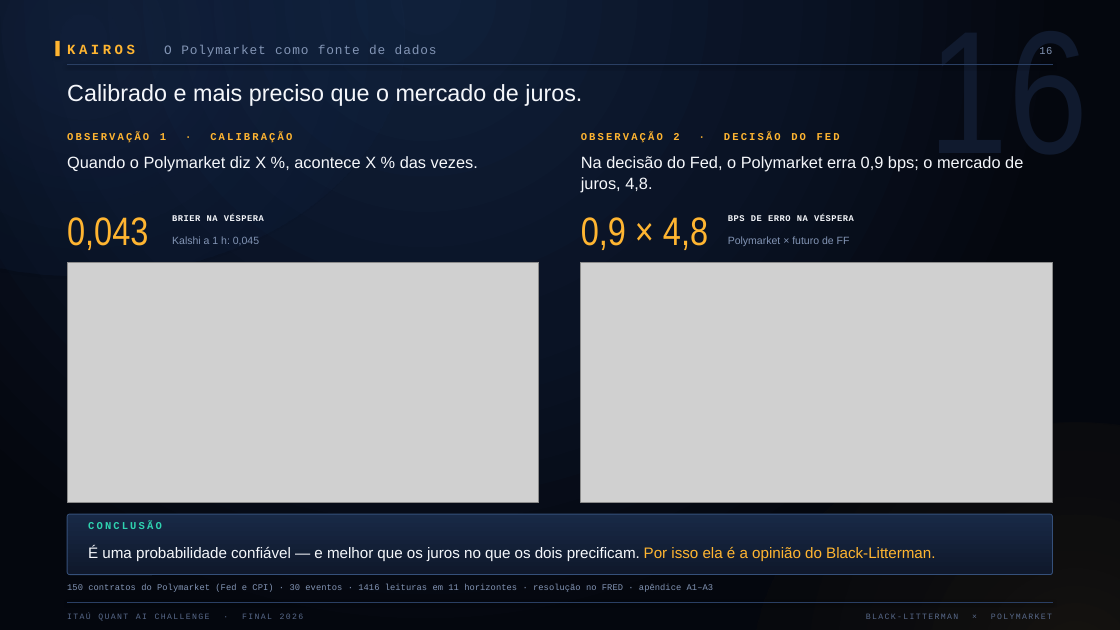
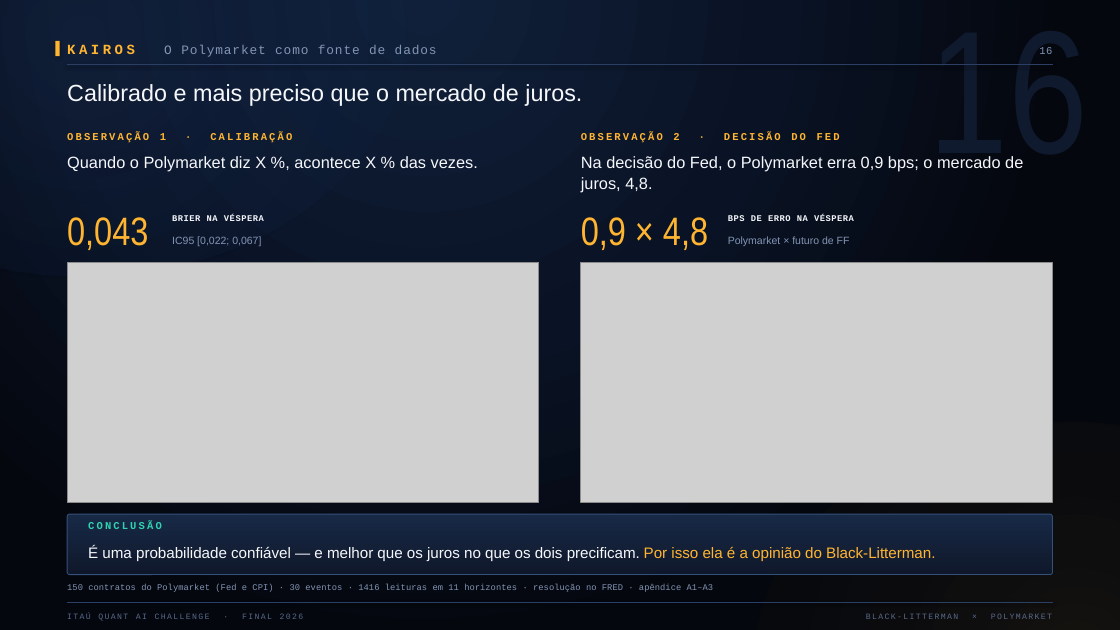
Before and after one commit to liahaller/Desafio-Quant-Itau, a slide deck: slide 19 of Final/Slides_novos.pptx (slide 16 before the commit). Drawn at 1120x630 pixels with LibreOffice and Linux fonts; fonts in the diff are those of the drawing; grey boxes stand for pictures. Boxes give left, top, right and bottom in pixels: in the first picture for what was removed or moved away, otherwise in the second. Text is boxed around its words. In the diff, an @@ line names an element or a change of style, - is before the commit and + after.

```diff
--- a/Final/Slides_novos.pptx
+++ b/Final/Slides_novos.pptx
@@ text at [172,236,261,246]: text changed @@
-Kalshi a 1 h: 0,045
+IC95 [0,022; 0,067]
```
Also in this commit, not shown: 4 slides added, 4 other files.
